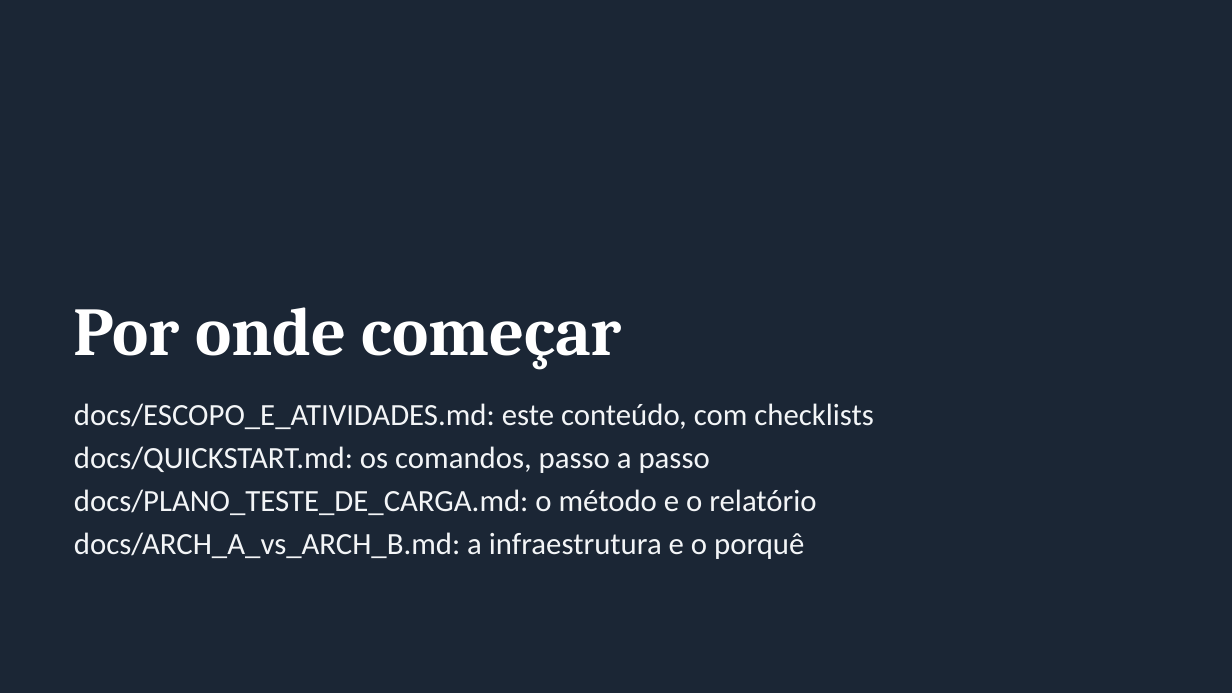
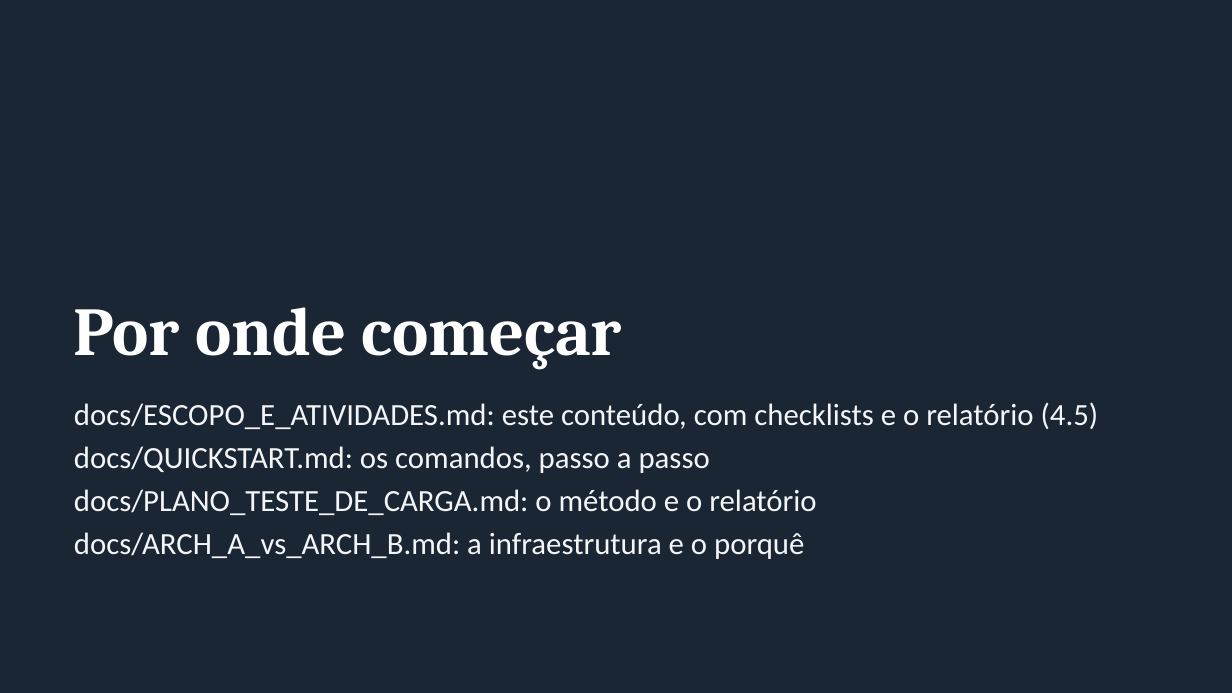
Before and after one commit to emadruga/projeto-aws-chatbot, a slide deck: slide 19 of docs/slides/ESCOPO_E_ATIVIDADES.pptx (slide 16 before the commit). Drawn at 1232x693 pixels with LibreOffice and Linux fonts; fonts in the diff are those of the drawing. Boxes give left, top, right and bottom in pixels: in the first picture for what was removed or moved away, otherwise in the second. Text is boxed around its words. In the diff, an @@ line names an element or a change of style, - is before the commit and + after.

```diff
--- a/docs/slides/ESCOPO_E_ATIVIDADES.pptx
+++ b/docs/slides/ESCOPO_E_ATIVIDADES.pptx
@@ text at (74,402,1099,429): text changed @@
-docs/ESCOPO_E_ATIVIDADES.md: este conteúdo, com checklists
+docs/ESCOPO_E_ATIVIDADES.md: este conteúdo, com checklists e o relatório (4.5)
```
Also in this commit, not shown: 8 other slides changed, 4 slides added, 1 slide removed, 3 other files.
